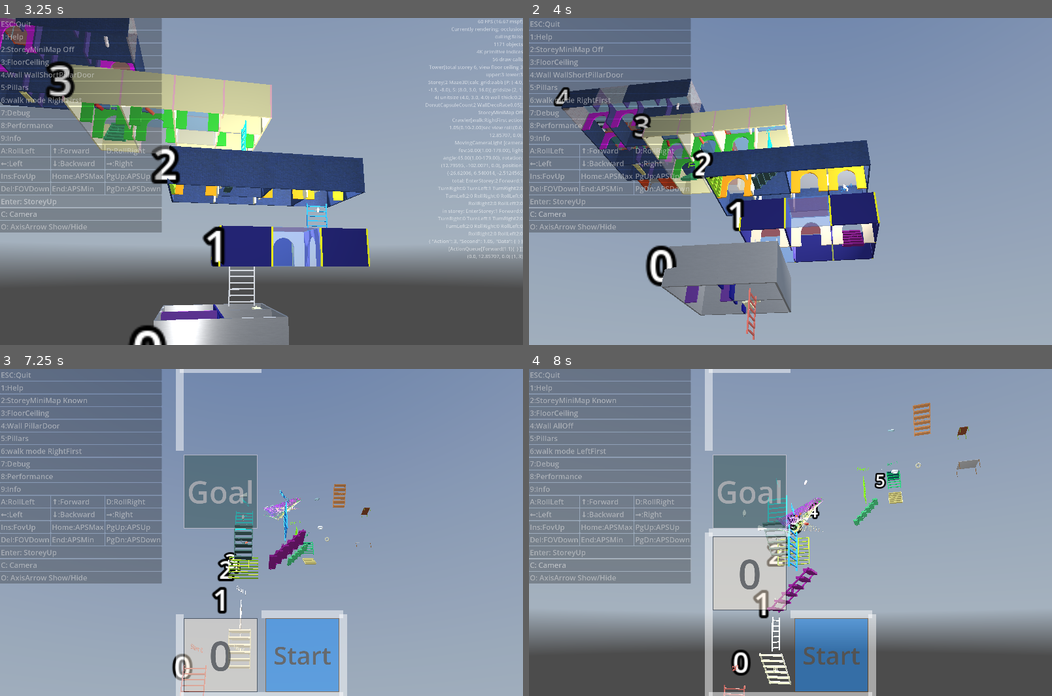
Above: before the commit, frames 1-4 (two rows, left to right).
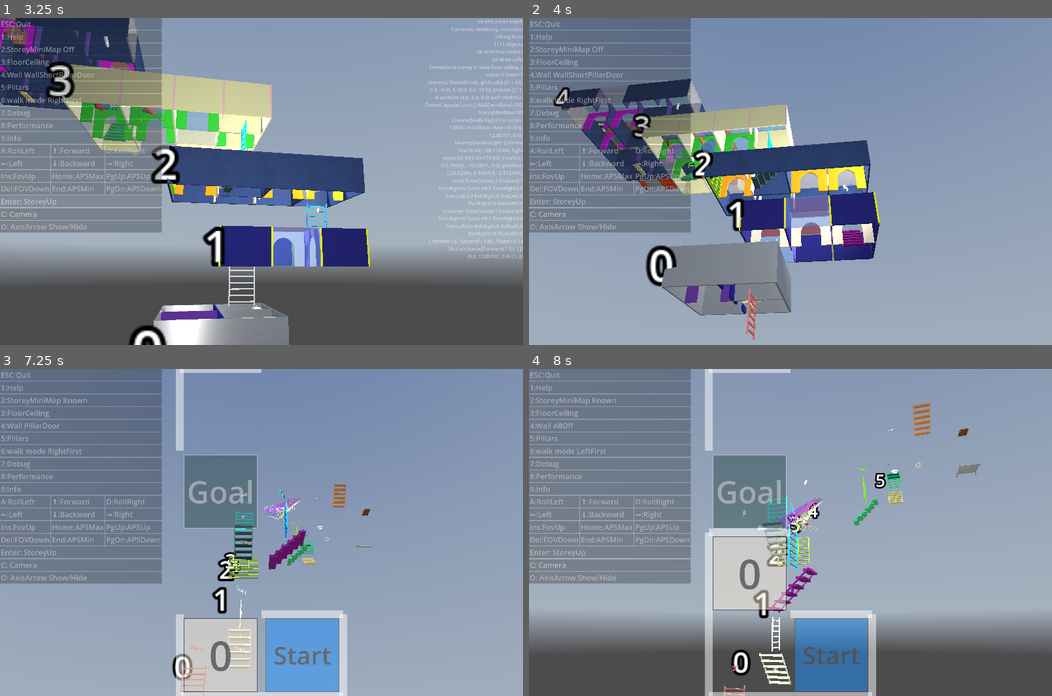
Above: after the commit, the same moments.

Repository: kasworld/gd4maze3d
Game: Godot game, scene res://main.tscn
Same seed, same stepped clock (60 frames per second), same inputs: the game is played once before the commit and once after it. A sky picture missing from this copy of the repository is replaced by a grey-blue gradient.
Inputs (mouse positions are in pixels of both pictures, inside the frame that each line leads up to):
- Up to frame 1 (3.25 s): click "Enter: StoreyUp" at 0.5 s; click "Enter: StoreyUp" at 1.25 s; tap Enter at 2 s; move the mouse to (376, 165) at 2.02 s; hold Right 2.03-2.78 s; tap Q at 2.1 s; click (376, 165) at 2.17 s; move the mouse to (156, 197) at 2.77 s; hold Down from 2.78 s (still down); tap E at 2.85 s
- Up to frame 2 (4 s): move the mouse to (842, 109) at 3.52 s; release Down at 3.53 s; hold Right from 3.53 s (still down); tap 1 at 3.6 s
- Up to frame 3 (7.25 s): move the mouse to (235, 597) at 4.27 s; release Right at 4.28 s; hold Up 4.28-5.03 s; tap one key every 0.75 s from 4.35 s: 2 3 4 5; click (235, 597) at 4.42 s; move the mouse to (418, 581) at 5.02 s; hold Left 5.03-6.53 s; move the mouse to (104, 483) at 5.77 s; move the mouse to (287, 532) at 6.52 s; hold Down from 6.53 s (still down); click (287, 532) at 6.67 s
- Up to frame 4 (8 s): move the mouse to (712, 450) at 7.27 s; release Down at 7.28 s; hold Right from 7.28 s (still down); tap 6 at 7.35 s

Frame 1 is identical in both runs. In frame 2, less than 0.1% of the frame differs, in the area x 15-26%, y 36-53%; in frame 3, less than 0.1%; in frame 4, 0.2%, in the area x 67-87%, y 17-40%.
Error in both runs: Invalid call. Nonexistent function 'enqueue_with_speed' in base 'RefCounted (ActionQueue)'. (res://main.gd:183)

Commit message:
update PropTable4Leg

Diff:
--- a/prop_focus_lines/prop_focus_lines.gd
+++ b/prop_focus_lines/prop_focus_lines.gd
@@ -5,22 +5,12 @@
 
 enum Align {In,Mid,Out}
 
-static func make_csg_box(box_size :Vector3, box_mat :StandardMaterial3D) -> CSGShape3D:
-	var box := CSGBox3D.new()
-	box.size = box_size
-	box.material = box_mat
-	return box
-
-static func MakeColorMaterial(co :Color, transparent :bool = false) -> StandardMaterial3D:
-	var material := StandardMaterial3D.new()
-	material.albedo_color = co
-	material.transparency = BaseMaterial3D.TRANSPARENCY_ALPHA if transparent else BaseMaterial3D.TRANSPARENCY_DISABLED
-	return material
-
-## make dummy center
-static func MakeDummyCenter() -> CSGShape3D:
-	var center := make_csg_box(Vector3.ONE/1000, MakeColorMaterial(Color(0,0,0,0), true) )
-	return center
+func init(radius :float, bar_size :Vector3, align :Align, step_count :int, rad_range :Array, co :Color, transparent :bool = false) -> PropFocusLines:
+	var mat := MakeColorMaterial(co,transparent)
+	var center := MakeDummyCenter()
+	center = AddFocusLines(center, radius, bar_size, align, step_count, rad_range, mat)
+	bake.call_deferred(center)
+	return self
 
 ## add x-y focus lines, face z+
 ## rad_range : [start,end]
@@ -38,19 +28,29 @@
 				bar_position = bar_center
 			Align.Out :
 				bar_position = bar_center*(1 + bar_size.x/radius/2)
-		var wire := make_csg_box(bar_size, mat)
+		var wire := MakeCSGBox(bar_size, mat)
 		wire.operation = CSGShape3D.OPERATION_UNION
 		wire.rotate_z(rad)
 		wire.position = bar_position
 		center.add_child(wire)
 	return center
 
-func init(radius :float, bar_size :Vector3, align :Align, step_count :int, rad_range :Array, co :Color, transparent :bool = false) -> PropFocusLines:
-	var mat := MakeColorMaterial(co,transparent)
-	var center := MakeDummyCenter()
-	center = AddFocusLines(center, radius, bar_size, align, step_count, rad_range, mat)
-	bake.call_deferred(center)
-	return self
-
 func bake(csg :CSGShape3D) -> void:
 	$MeshInstance3D.mesh = csg.bake_static_mesh()
+
+static func MakeCSGBox(box_size :Vector3, box_mat :StandardMaterial3D) -> CSGShape3D:
+	var box := CSGBox3D.new()
+	box.size = box_size
+	box.material = box_mat
+	return box
+
+static func MakeColorMaterial(co :Color, transparent :bool = false) -> StandardMaterial3D:
+	var material := StandardMaterial3D.new()
+	material.albedo_color = co
+	material.transparency = BaseMaterial3D.TRANSPARENCY_ALPHA if transparent else BaseMaterial3D.TRANSPARENCY_DISABLED
+	return material
+
+## make dummy center
+static func MakeDummyCenter() -> CSGShape3D:
+	var center := MakeCSGBox(Vector3.ONE/1000, MakeColorMaterial(Color(0,0,0,0), true) )
+	return center
--- a/prop_table_4_leg/prop_table_4_leg.gd
+++ b/prop_table_4_leg/prop_table_4_leg.gd
@@ -2,43 +2,51 @@
 class_name PropTable4Leg
 
 ## X-Z table, ie table top face Y axis
+var aabb :AABB
 
-var aabb :AABB
-static func calc_aabb(top_size :Vector3, leg_size :Vector3) -> AABB:
-	var total_size := top_size
-	total_size.y += leg_size.y
-	return AABB(-total_size/2,total_size)
+func init(total_size :Vector3, top_thick :float, leg_x :float, leg_z :float, co_top :Color, co_leg :Color) -> PropTable4Leg:
+	aabb = AABB(-total_size/2, total_size)
+	var center := MakeDummyCenter()
+	center = AddTableTop(center, total_size, top_thick, MakeColorMaterial(co_top))
+	center = AddTableLeg(center,total_size,top_thick, leg_x,leg_z, MakeColorMaterial(co_leg))
+	bake.call_deferred(center)
+	return self
 
-func init(top_size :Vector3, leg_size :Vector3, co_top :Color, co_leg :Color) -> PropTable4Leg:
-	aabb = calc_aabb(top_size, leg_size)
-	$MeshInstance3D.position = Vector3(0,leg_size.y/2-top_size.y/2,0)
-	var wall := MakeTableMesh(top_size, leg_size, MakeColorMaterial(co_top), MakeColorMaterial(co_leg))
-	bake.call_deferred(wall)
-	return self
+static func AddTableTop(center :CSGShape3D, total_size :Vector3, top_thick :float, mat_top :StandardMaterial3D) -> CSGShape3D:
+	var top := MakeCSGBox(Vector3(total_size.x,top_thick,total_size.z),mat_top)
+	top.position = Vector3(0,total_size.y/2-top_thick/2,0)
+	top.operation = CSGShape3D.OPERATION_UNION
+	center.add_child(top)
+	return center
+
+static func AddTableLeg(center :CSGShape3D, total_size :Vector3, top_thick :float, leg_x :float, leg_z :float, mat_leg :StandardMaterial3D) -> CSGShape3D:
+	var leg_size := Vector3(leg_x, total_size.y-top_thick, leg_z)
+	var y := -top_thick/2
+	var x :=  total_size.x/2 - leg_x/2
+	var z :=  total_size.z/2 - leg_z/2
+	for pos in [Vector3(x, y, z), Vector3(x, y,-z), Vector3(-x, y, z), Vector3(-x, y,-z)]:
+		var leg := MakeCSGBox(leg_size,mat_leg)
+		leg.operation = CSGShape3D.OPERATION_UNION
+		leg.position = pos
+		center.add_child(leg)
+	return center
 
 func bake(csg :CSGShape3D) -> void:
 	$MeshInstance3D.mesh = csg.bake_static_mesh()
 
-static func make_box(box_size :Vector3, box_mat :StandardMaterial3D) -> CSGShape3D:
+static func MakeCSGBox(box_size :Vector3, box_mat :StandardMaterial3D) -> CSGShape3D:
 	var box := CSGBox3D.new()
 	box.size = box_size
 	box.material = box_mat
 	return box
-
-static func MakeTableMesh(top_size :Vector3, leg_size :Vector3, mat_top :StandardMaterial3D, mat_leg :StandardMaterial3D) -> CSGShape3D:
-	var top := make_box(top_size,mat_top)
-	var y := -leg_size.y/2 - top_size.y/2
-	var x :=  top_size.x/2 - leg_size.x/2
-	var z :=  top_size.z/2 - leg_size.z/2
-	for pos in [Vector3(x, y, z), Vector3(x, y,-z), Vector3(-x, y, z), Vector3(-x, y,-z)]:
-		var leg := make_box(leg_size,mat_leg)
-		leg.operation = CSGShape3D.OPERATION_UNION
-		leg.position = pos
-		top.add_child(leg)
-	return top
 
 static func MakeColorMaterial(co :Color, transparent :bool = false) -> StandardMaterial3D:
 	var material := StandardMaterial3D.new()
 	material.albedo_color = co
 	material.transparency = BaseMaterial3D.TRANSPARENCY_ALPHA if transparent else BaseMaterial3D.TRANSPARENCY_DISABLED
 	return material
+
+## make dummy center
+static func MakeDummyCenter() -> CSGShape3D:
+	var center := MakeCSGBox(Vector3.ONE/1000, MakeColorMaterial(Color(0,0,0,0), true) )
+	return center
--- a/prop_wire_net/prop_wire_net.gd
+++ b/prop_wire_net/prop_wire_net.gd
@@ -3,7 +3,46 @@
 
 ## x-y wire net, face z+
 
-static func make_csg_box(box_size :Vector3, box_mat :StandardMaterial3D) -> CSGShape3D:
+func init(net_size :Vector2, grid_count :Vector2i, wire_width :float, wire_height :float, co :Color, transparent :bool = false) -> PropWireNet:
+	var mat := MakeColorMaterial(co,transparent)
+	var center := MakeDummyCenter()
+	center = AddHWire(center, net_size,grid_count,wire_width, wire_height, mat)
+	center = AddVWire(center, net_size,grid_count,wire_width, wire_height, mat)
+	bake.call_deferred(center)
+	return self
+
+## add H wire
+static func AddHWire(center :CSGShape3D, net_size :Vector2, grid_count :Vector2i, wire_width :float, wire_height :float, mat :StandardMaterial3D, rot := Vector3.ZERO) -> CSGShape3D:
+	# make H wire
+	var h_wire_size := Vector3(net_size.x,wire_width, wire_height)
+	var unit_y := net_size.y/(grid_count.y-1) if grid_count.y > 1 else 0.0
+	for i in grid_count.y:
+		var pos := Vector3(0, -net_size.y/2 + unit_y *i, 0)
+		var wire := MakeCSGBox(h_wire_size, mat)
+		wire.operation = CSGShape3D.OPERATION_UNION
+		wire.position = pos
+		wire.rotation = rot
+		center.add_child(wire)
+	return center
+
+## add V wire
+static func AddVWire(center :CSGShape3D, net_size :Vector2, grid_count :Vector2i, wire_width :float, wire_height :float, mat :StandardMaterial3D, rot := Vector3.ZERO) -> CSGShape3D:
+	# make V wire
+	var v_wire_size := Vector3(wire_width, net_size.y, wire_height)
+	var unit_x := net_size.x/(grid_count.x-1) if grid_count.x > 1 else 0.0
+	for i in grid_count.x:
+		var pos := Vector3(-net_size.x/2 + unit_x *i, 0, 0)
+		var wire := MakeCSGBox(v_wire_size, mat)
+		wire.operation = CSGShape3D.OPERATION_UNION
+		wire.position = pos
+		wire.rotation = rot
+		center.add_child(wire)
+	return center
+
+func bake(csg :CSGShape3D) -> void:
+	$MeshInstance3D.mesh = csg.bake_static_mesh()
+
+static func MakeCSGBox(box_size :Vector3, box_mat :StandardMaterial3D) -> CSGShape3D:
 	var box := CSGBox3D.new()
 	box.size = box_size
 	box.material = box_mat
@@ -17,44 +56,5 @@
 
 ## make dummy center
 static func MakeDummyCenter() -> CSGShape3D:
-	var center := make_csg_box(Vector3.ONE/1000, MakeColorMaterial(Color(0,0,0,0), true) )
+	var center := MakeCSGBox(Vector3.ONE/1000, MakeColorMaterial(Color(0,0,0,0), true) )
 	return center
-
-## add H wire
-static func AddHWire(center :CSGShape3D, net_size :Vector2, grid_count :Vector2i, wire_width :float, wire_height :float, mat :StandardMaterial3D, rot := Vector3.ZERO) -> CSGShape3D:
-	# make H wire
-	var h_wire_size := Vector3(net_size.x,wire_width, wire_height)
-	var unit_y := net_size.y/(grid_count.y-1) if grid_count.y > 1 else 0.0
-	for i in grid_count.y:
-		var pos := Vector3(0, -net_size.y/2 + unit_y *i, 0)
-		var wire := make_csg_box(h_wire_size, mat)
-		wire.operation = CSGShape3D.OPERATION_UNION
-		wire.position = pos
-		wire.rotation = rot
-		center.add_child(wire)
-	return center
-
-## add V wire
-static func AddVWire(center :CSGShape3D, net_size :Vector2, grid_count :Vector2i, wire_width :float, wire_height :float, mat :StandardMaterial3D, rot := Vector3.ZERO) -> CSGShape3D:
-	# make V wire
-	var v_wire_size := Vector3(wire_width, net_size.y, wire_height)
-	var unit_x := net_size.x/(grid_count.x-1) if grid_count.x > 1 else 0.0
-	for i in grid_count.x:
-		var pos := Vector3(-net_size.x/2 + unit_x *i, 0, 0)
-		var wire := make_csg_box(v_wire_size, mat)
-		wire.operation = CSGShape3D.OPERATION_UNION
-		wire.position = pos
-		wire.rotation = rot
-		center.add_child(wire)
-	return center
-
-func init(net_size :Vector2, grid_count :Vector2i, wire_width :float, wire_height :float, co :Color, transparent :bool = false) -> PropWireNet:
-	var mat := MakeColorMaterial(co,transparent)
-	var center := MakeDummyCenter()
-	center = AddHWire(center, net_size,grid_count,wire_width, wire_height, mat)
-	center = AddVWire(center, net_size,grid_count,wire_width, wire_height, mat)
-	bake.call_deferred(center)
-	return self
-
-func bake(csg :CSGShape3D) -> void:
-	$MeshInstance3D.mesh = csg.bake_static_mesh()
--- a/storey/storey.gd
+++ b/storey/storey.gd
@@ -160,8 +160,8 @@
 	var t4l :PropTable4Leg = preload("res://prop_table_4_leg/prop_table_4_leg.tscn").instantiate()
 	var thick := unit_size.y/50
 	t4l.init(
-		Vector3(unit_size.x * randf_range(0.2,1.0), thick, unit_size.z * randf_range(0.2,1.0)),
-		Vector3(thick, unit_size.y * randf_range(0.1,0.5) , thick),
+		Vector3(unit_size.x * randf_range(0.2,1.0), unit_size.y/2* randf_range(0.1,0.5), unit_size.z * randf_range(0.2,1.0)),
+		thick, thick, thick,
 		RandomColorIter.get_and_next(),RandomColorIter.get_and_next())
 	add_child(t4l)
 	var aabb := maze3d.calc_grid.cell_aabb_by_posi( Vector3i(posi.x, 0, posi.y) ).grow(-maze3d.WallThick)
